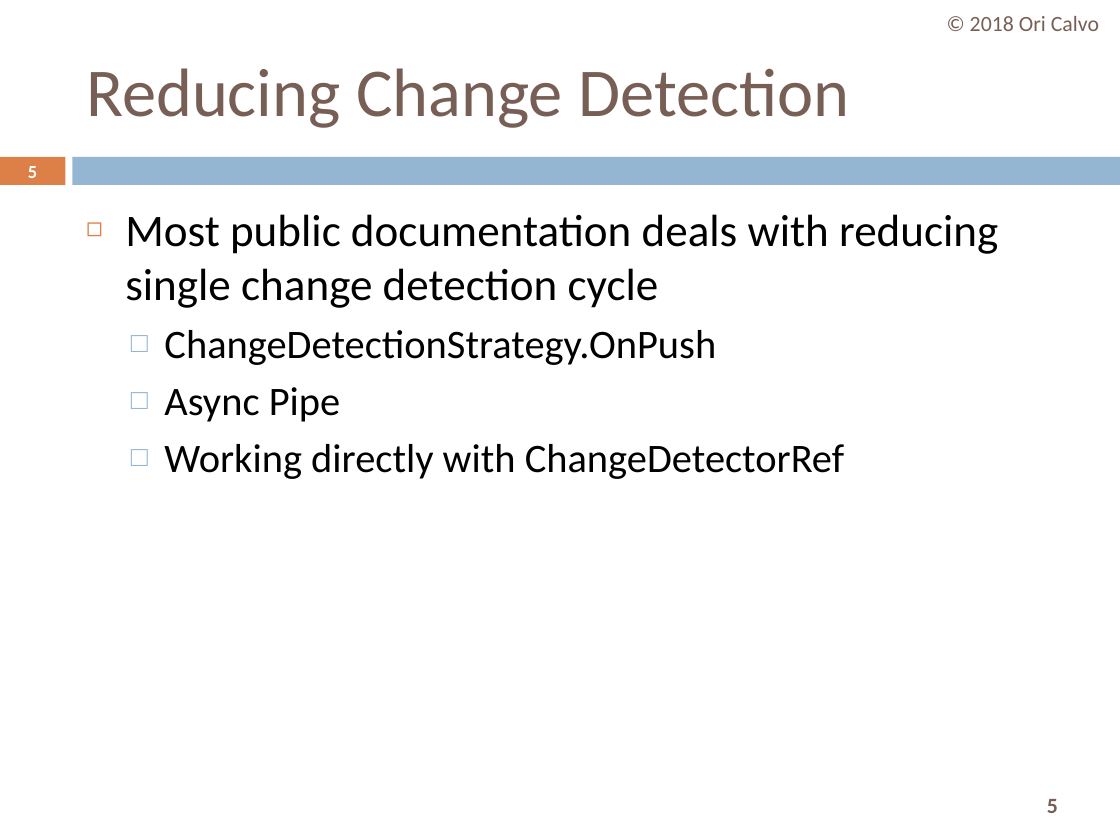
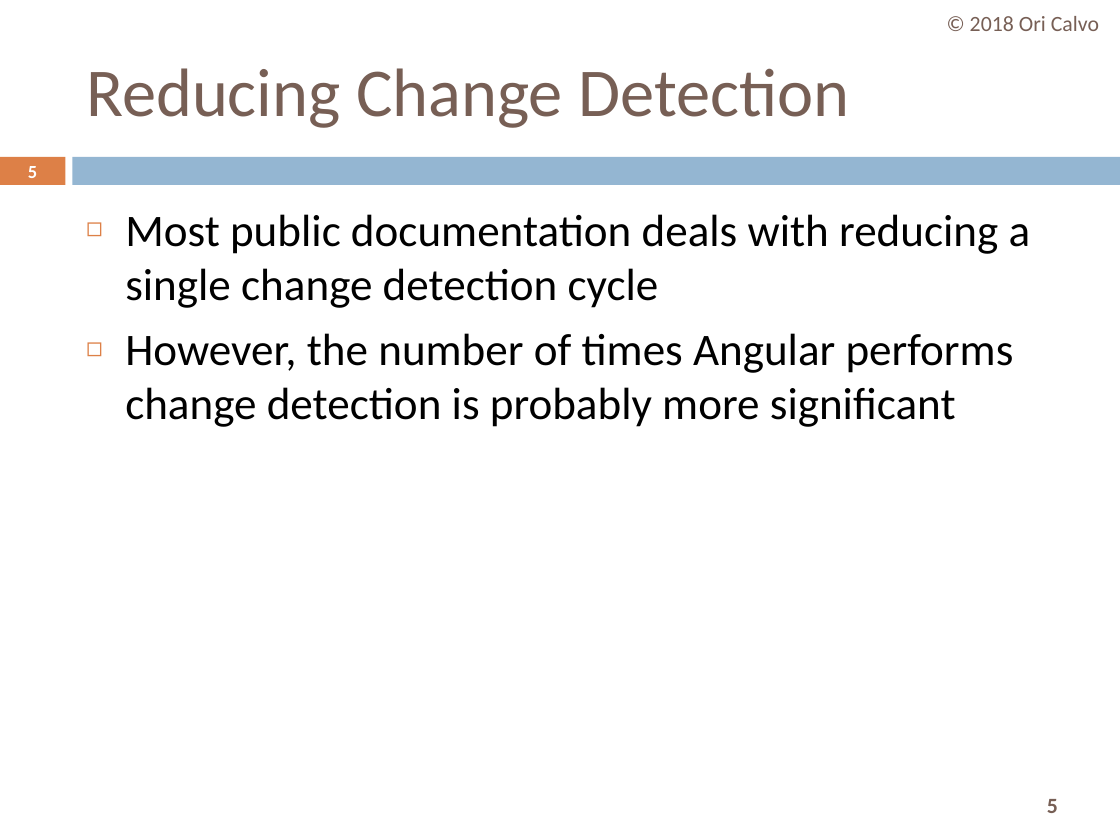
Before and after one commit to oricalvo/meetup-optimizing-angular, a slide deck: slide 5 of Optimizing Angular.pptx. Drawn at 1120x840 pixels with LibreOffice and Linux fonts; fonts in the diff are those of the drawing; background and template pictures are left out. Boxes give left, top, right and bottom in pixels: in the first picture for what was removed or moved away, otherwise in the second. Text is boxed around its words. In the diff, an @@ line names an element or a change of style, - is before the commit and + after.

```diff
--- a/Optimizing Angular.pptx
+++ b/Optimizing Angular.pptx
@@ text at (125, 214, 1031, 427): text changed; size 26 to 29 pt @@
-◻ Most public documentation deals with reducing single change detection cycle
-  □ ChangeDetectionStrategy.OnPush
-  □ Async Pipe
-  □ Working directly with ChangeDetectorRef
+◻ Most public documentation deals with reducing a single change detection cycle
+◻ However, the number of times Angular performs change detection is probably more significant
```
Also in this commit, not shown: 1 other slide changed, 2 slides added, 46 other files.
